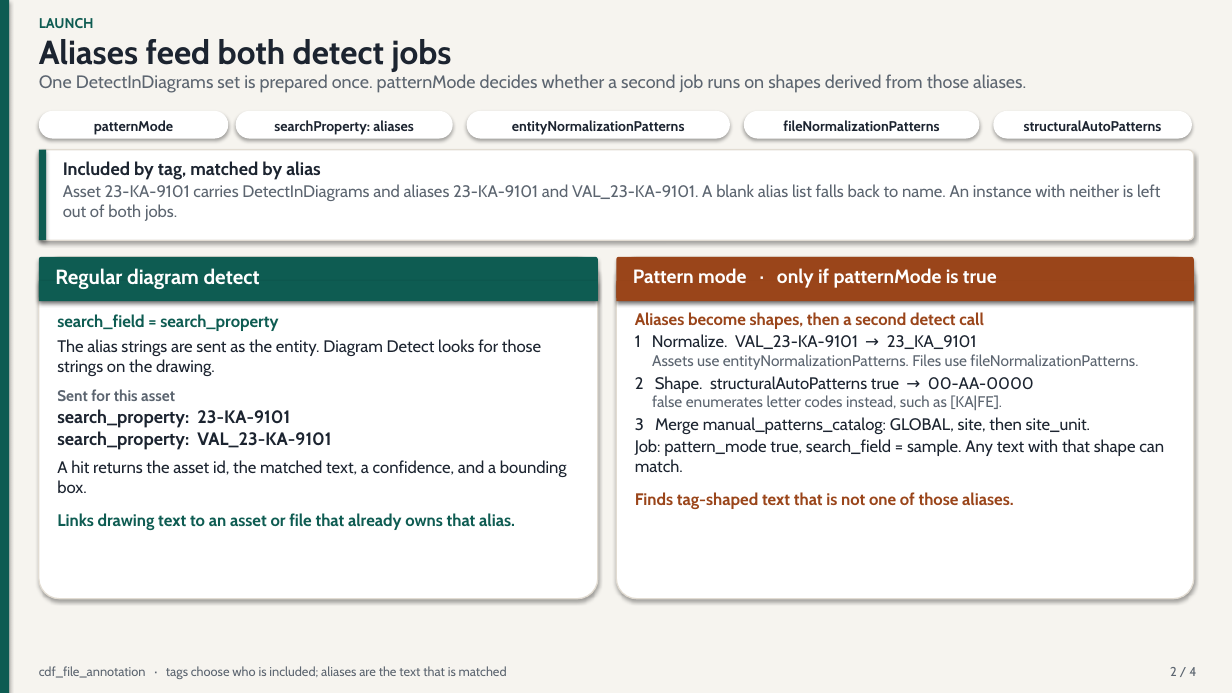
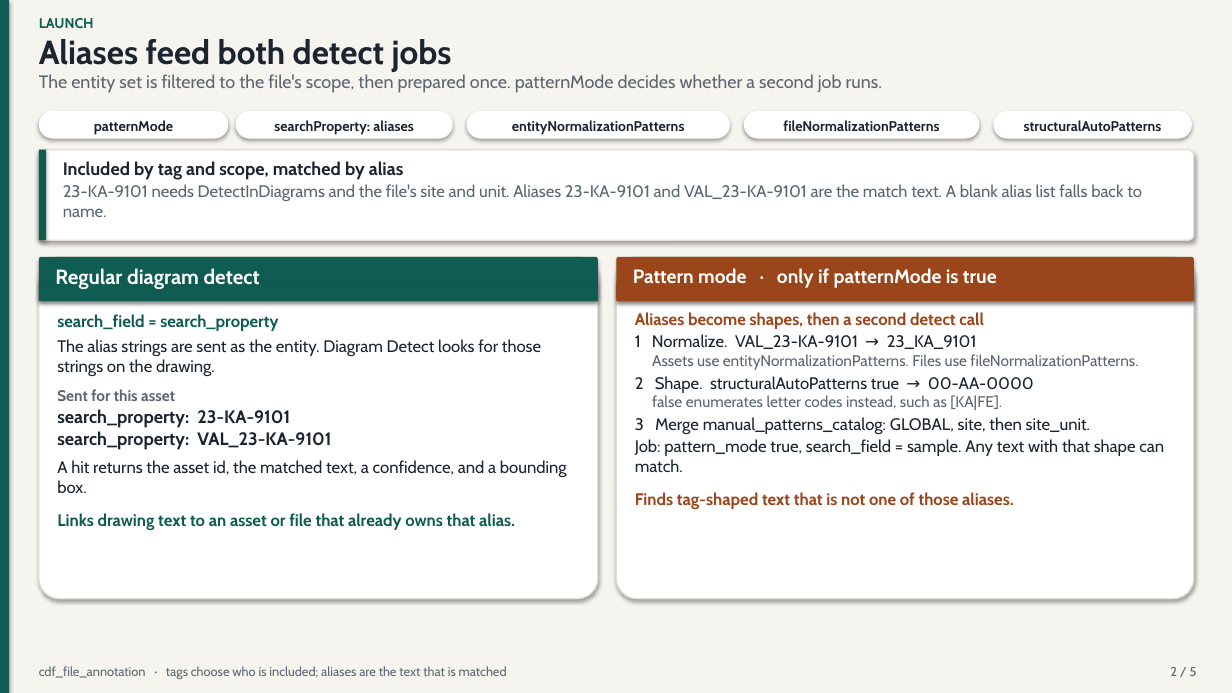
Before and after one commit to cognitedata/library, a slide deck: slide 2 of modules/contextualization/cdf_file_annotation/detailed_guides/file-annotation-processing-flow.pptx. Drawn at 1232x693 pixels with LibreOffice and Linux fonts; fonts in the diff are those of the drawing. Boxes give left, top, right and bottom in pixels: in the first picture for what was removed or moved away, otherwise in the second. Text is boxed around its words. In the diff, an @@ line names an element or a change of style, - is before the commit and + after.

Commit message:
verifies asset link if single link is found

```diff
--- a/modules/contextualization/cdf_file_annotation/detailed_guides/file-annotation-processing-flow.pptx
+++ b/modules/contextualization/cdf_file_annotation/detailed_guides/file-annotation-processing-flow.pptx
@@ text at [39,74,882,93]: text changed @@
-One DetectInDiagrams set is prepared once. patternMode decides whether a second job runs on shapes derived from those aliases.
+The entity set is filtered to the file's scope, then prepared once. patternMode decides whether a second job runs.
@@ text at [63,161,1142,217]: text changed @@
-Included by tag, matched by alias
-Asset 23-KA-9101 carries DetectInDiagrams and aliases 23-KA-9101 and VAL_23-KA-9101. A blank alias list falls back to name. An instance with neither is left out of both jobs.
+Included by tag and scope, matched by alias
+23-KA-9101 needs DetectInDiagrams and the file's site and unit. Aliases 23-KA-9101 and VAL_23-KA-9101 are the match text. A blank alias list falls back to name.
@@ text at [1170,667,1197,676]: text changed @@
-2 / 4
+2 / 5
```
Also in this commit, not shown: 3 other slides changed, 1 slide added, 4 other files.
